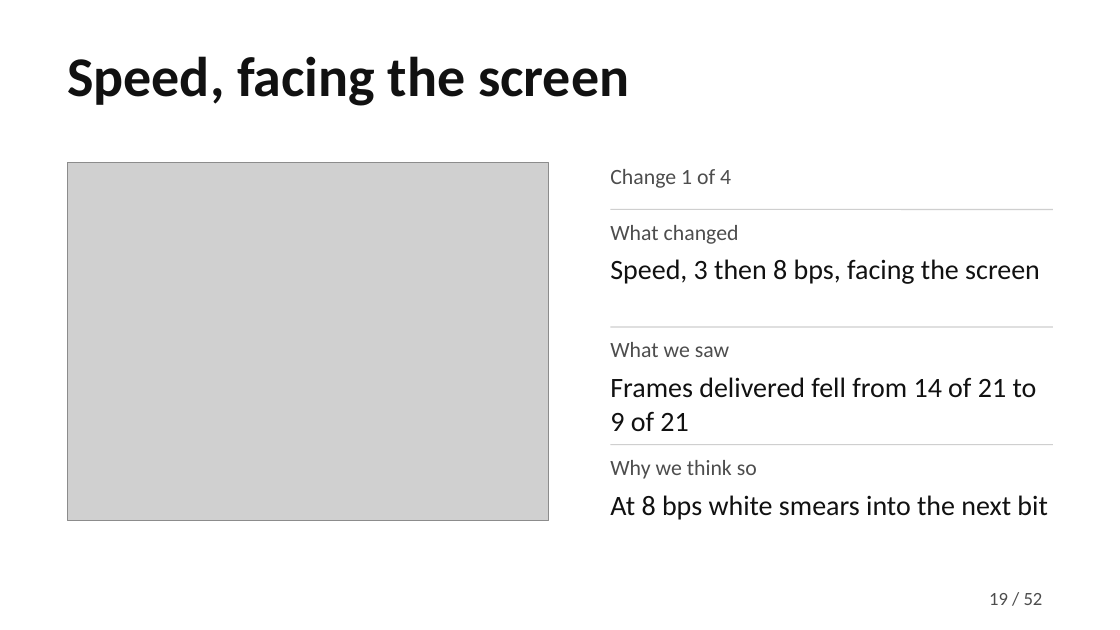
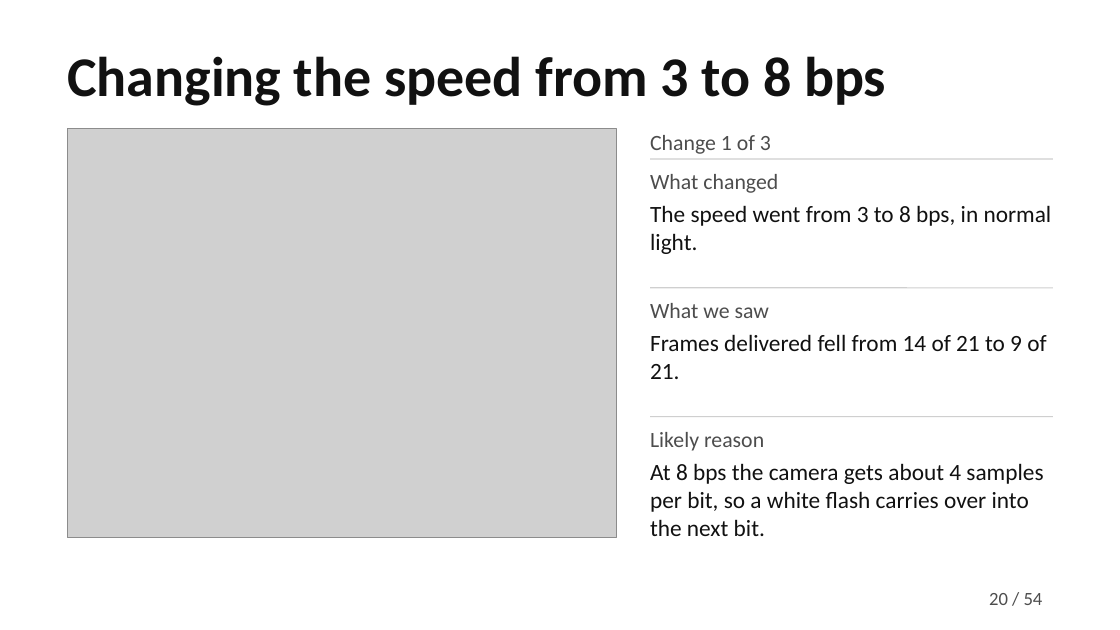
Before and after one commit to MuhammadMaazA/SamplingCW, a slide deck: slide 20 of presentation/gridlink-presentation.pptx (slide 19 before the commit). Drawn at 1120x630 pixels with LibreOffice and Linux fonts; fonts in the diff are those of the drawing; grey boxes stand for pictures. Boxes give left, top, right and bottom in pixels: in the first picture for what was removed or moved away, otherwise in the second. Text is boxed around its words. In the diff, an @@ line names an element or a change of style, - is before the commit and + after.

```diff
--- a/presentation/gridlink-presentation.pptx
+++ b/presentation/gridlink-presentation.pptx
@@ title at [67, 56, 886, 106]: text changed @@
-Speed, facing the screen
+Changing the speed from 3 to 8 bps
@@ picture: place and size @@
-picture at [67, 162, 549, 521]
+picture at [67, 129, 616, 538]
@@ text at [650, 135, 771, 154]: text changed @@
-Change 1 of 4
+Change 1 of 3
@@ text "What changed": place and size @@
-text "What changed" at [610, 225, 739, 244]
+text "What changed" at [650, 174, 778, 193]
@@ line moved from (610, 209) - (1053, 209) to (650, 159) - (1053, 159) @@
@@ text at [650, 205, 1052, 254]: text changed; size 18 to 15 pt @@
-Speed, 3 then 8 bps, facing the screen
+The speed went from 3 to 8 bps, in normal light.
@@ text "What we saw": place and size @@
-text "What we saw" at [610, 342, 729, 357]
+text "What we saw" at [650, 303, 769, 318]
@@ line moved from (610, 327) - (1053, 327) to (650, 288) - (1053, 288) @@
@@ text at [650, 334, 1046, 379]: text changed; size 18 to 15 pt @@
-Frames delivered fell from 14 of 21 to 9 of 21
+Frames delivered fell from 14 of 21 to 9 of 21.
@@ line moved from (610, 445) - (1053, 445) to (650, 417) - (1053, 417) @@
@@ text added at [650, 432, 764, 451], 14 pt, text #4D4D4D @@
+Likely reason
@@ text removed at [610, 460, 757, 479] @@
-Why we think so
@@ text at [650, 463, 1043, 536]: text changed; size 18 to 15 pt @@
-At 8 bps white smears into the next bit
+At 8 bps the camera gets about 4 samples per bit, so a white flash carries over into the next bit.
@@ page number at [989, 593, 1008, 605]: text changed @@
-19
+20
@@ text at [1024, 593, 1043, 605]: text changed @@
-/ 52
+/ 54
```
Also in this commit, not shown: 40 other slides changed, 13 slides added, 11 slides removed, 42 other files.
